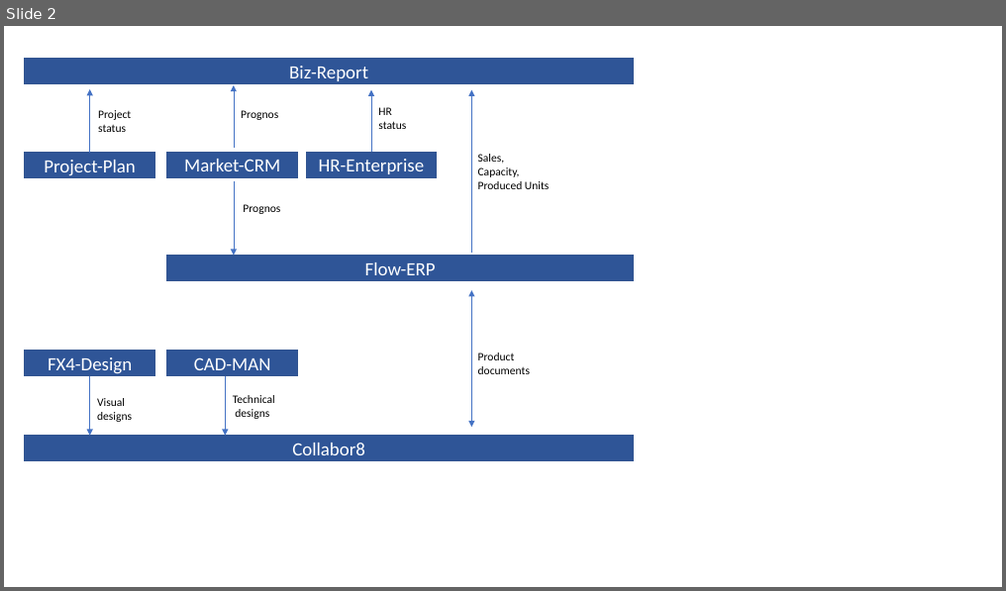
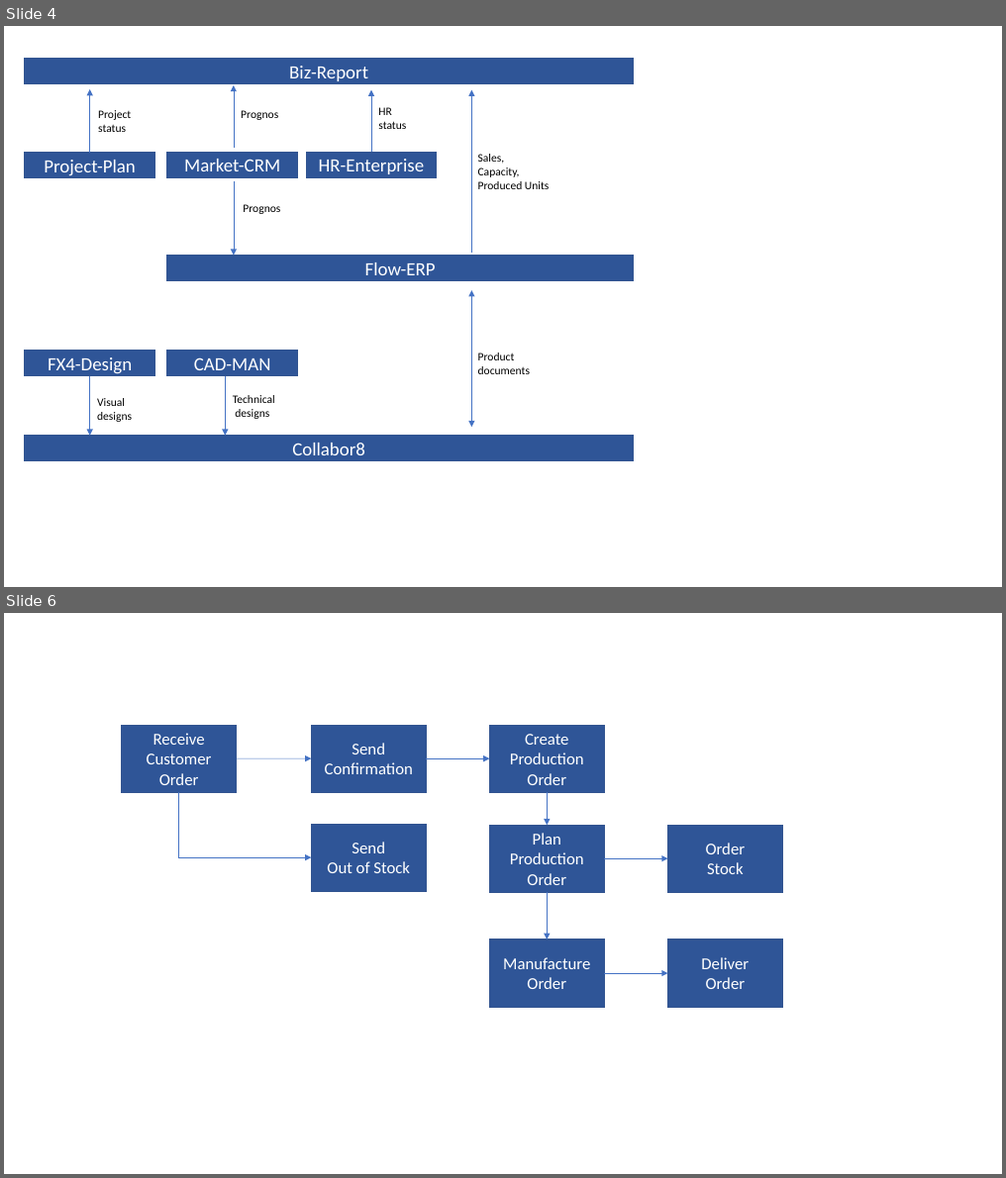
Before and after one commit to Iasa-Global/btabok, a slide deck: pages/engagement_model/media/ppt/Views_pictures.pptx. Shown one above the other, each under a label of ours: slide 2 before the commit, slides 4 and 6 after it; the slides between them are not shown. The pictures are 1006x591 and 1006x1178 pixels, drawn with LibreOffice and Linux fonts; fonts in the diff are those of the drawing. Boxes give left, top, right and bottom in pixels: in the first picture for what was removed or moved away, otherwise in the second. Text is boxed around its words. In the diff, an @@ line names an element or a change of style, - is before the commit and + after.

```diff
--- a/pages/engagement_model/media/ppt/Views_pictures.pptx
+++ b/pages/engagement_model/media/ppt/Views_pictures.pptx
@@ slide 6 added at (x1=4, y1=613, x2=1002, y2=1174), background #FFFFFF @@
@@ rectangle added at (x1=122, y1=725, x2=236, y2=792), fill #2F5597, outline #325491 1 pt, 16 pt, text #FFFFFF @@
+Receive Customer Order
@@ rectangle added at (x1=312, y1=725, x2=426, y2=792), fill #2F5597, outline #325491 1 pt, 16 pt, text #FFFFFF @@
+Send
+Confirmation
@@ rectangle added at (x1=490, y1=725, x2=604, y2=792), fill #2F5597, outline #325491 1 pt, 16 pt, text #FFFFFF @@
+Create Production Order
@@ arrow added from (236, 759) to (312, 759), #4472C4 0.5 pt @@
@@ arrow added from (426, 759) to (490, 759), #4472C4 0.5 pt @@
@@ elbow arrow added from (179, 792) to (312, 858), #4472C4 0.5 pt @@
@@ arrow added from (547, 792) to (547, 825), #4472C4 0.5 pt @@
@@ rectangle added at (x1=312, y1=824, x2=426, y2=891), fill #2F5597, outline #325491 1 pt, 16 pt, text #FFFFFF @@
+Send
+Out of Stock
@@ rectangle added at (x1=490, y1=825, x2=604, y2=892), fill #2F5597, outline #325491 1 pt, 16 pt, text #FFFFFF @@
+Plan Production Order
@@ rectangle added at (x1=668, y1=825, x2=782, y2=892), fill #2F5597, outline #325491 1 pt, 16 pt, text #FFFFFF @@
+Order
+Stock
@@ arrow added from (604, 859) to (668, 859), #4472C4 0.5 pt @@
@@ arrow added from (547, 892) to (547, 940), #4472C4 0.5 pt @@
@@ rectangle added at (x1=490, y1=940, x2=604, y2=1008), fill #2F5597, outline #325491 1 pt, 16 pt, text #FFFFFF @@
+Manufacture
+Order
@@ rectangle added at (x1=668, y1=940, x2=782, y2=1008), fill #2F5597, outline #325491 1 pt, 16 pt, text #FFFFFF @@
+Deliver
+Order
@@ arrow added from (604, 973) to (668, 973), #4472C4 0.5 pt @@
@@ what was slide 2 is now slide 4 @@
```
Also in this commit, not shown: 1 slide changed, 3 other slides added, 3 other files.
